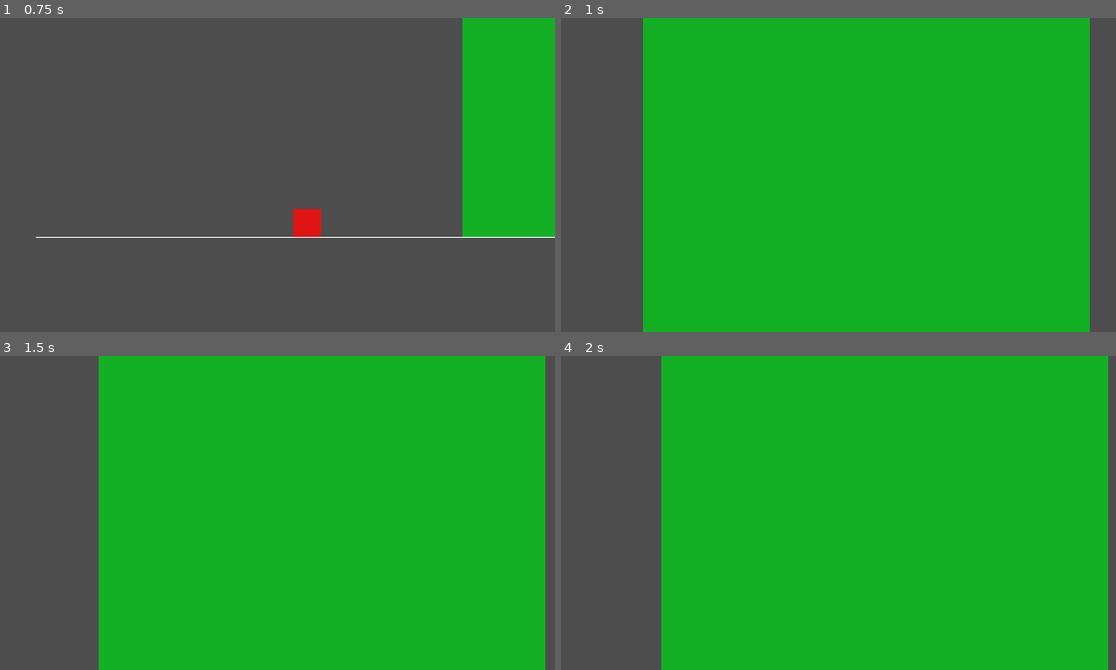
Above: before the commit, frames 1-4 (two rows, left to right).
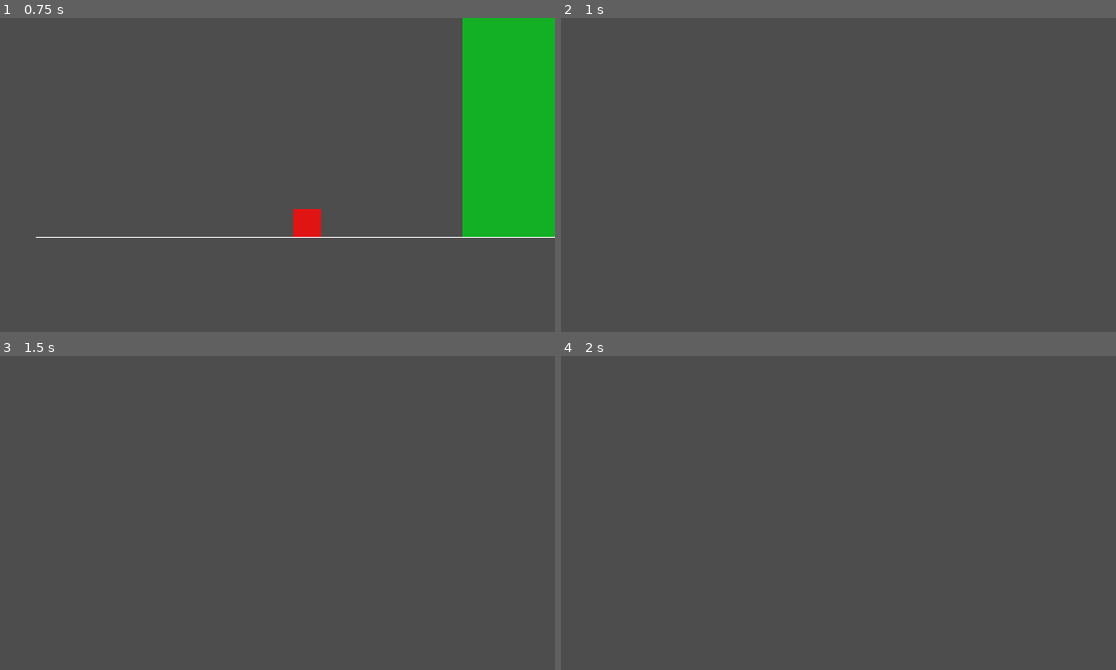
Above: after the commit, the same moments.

Repository: HampusHauffman/gamejam2024
Game: Godot game, scene res://scene/main.tscn
Two runs of this game, one before a commit and one after it. Both use one fixed random seed, a clock stepped at 60 frames per second and the inputs below.
Inputs (mouse positions are in pixels of both pictures, inside the frame that each line leads up to):
- Up to frame 1 (0.75 s): tap Enter at 0.5 s; move the mouse to (399, 159) at 0.52 s; hold D (right) from 0.53 s (still down); hold E (zoom_in) from 0.53 s (still down); click (399, 159) at 0.67 s
- Up to frame 2 (1 s): keep holding D (right); keep holding E (zoom_in); tap W (jump) at 0.77 s; tap Q (zoom_out) at 0.8 s
- Up to frame 3 (1.5 s): keep holding D (right); tap W (jump) at 1.07 s; move the mouse to (166, 528) at 1.27 s; release E (zoom_in) at 1.28 s; tap Q (zoom_out) at 1.35 s
- Up to frame 4 (2 s): keep holding D (right); tap W (jump) at 1.52, 1.55, 1.82 s

Frame 1 is identical in both runs. In frame 2, 81% of the frame differs, in the area x 14-96%, y 0-100%; in frame 3, 81%; in frame 4, 81%.

Commit message:
camera zoom

Diff:
--- a/project.godot
+++ b/project.godot
@@ -33,10 +33,6 @@
 window/size/viewport_height=360
 window/stretch/mode="canvas_items"
 
-[rendering]
-
-textures/canvas_textures/default_texture_filter=0
-
 [input]
 
 left={
@@ -65,3 +61,9 @@
 "events": [Object(InputEventKey,"resource_local_to_scene":false,"resource_name":"","device":-1,"window_id":0,"alt_press …(192 unchanged characters)…
 ]
 }
+
+[rendering]
+
+textures/canvas_textures/default_texture_filter=0
+renderer/rendering_method="gl_compatibility"
+renderer/rendering_method.mobile="gl_compatibility"
--- a/scene/base_player.tscn
+++ b/scene/base_player.tscn
@@ -1,10 +1,6 @@
-[gd_scene load_steps=3 format=3 uid="uid://bxseuvesitv2t"]
+[gd_scene load_steps=2 format=3 uid="uid://bxseuvesitv2t"]
 
 [ext_resource type="Script" path="res://script/base_player.gd" id="1_3uegj"]
-[ext_resource type="Script" path="res://script/player_number.gd" id="2_2kedw"]
 
 [node name="BasePlayer" type="CharacterBody2D"]
 script = ExtResource("1_3uegj")
-
-[node name="PlayerNumber" type="Node" parent="."]
-script = ExtResource("2_2kedw")
--- a/scene/big_player.tscn
+++ b/scene/big_player.tscn
@@ -16,6 +16,3 @@
 [node name="CollisionShape2D" type="CollisionShape2D" parent="." index="1"]
 scale = Vector2(2, 2)
 shape = SubResource("RectangleShape2D_28pq6")
-
-[node name="PlayerNumber" parent="." index="2"]
-player_number = 2
--- a/scene/main.tscn
+++ b/scene/main.tscn
@@ -1,9 +1,9 @@
-[gd_scene load_steps=6 format=3 uid="uid://isos7bjymyuq"]
+[gd_scene load_steps=7 format=3 uid="uid://isos7bjymyuq"]
 
 [ext_resource type="PackedScene" uid="uid://bnrtbanh1r5gp" path="res://scene/small_player.tscn" id="1_ksvjd"]
 [ext_resource type="Script" path="res://script/game_manager.gd" id="1_mcltt"]
 [ext_resource type="PackedScene" uid="uid://h4ahbhfw8yal" path="res://scene/big_player.tscn" id="2_d2l3j"]
-
+[ext_resource type="Script" path="res://script/camera.gd" id="4_w7le7"]
 
 [sub_resource type="WorldBoundaryShape2D" id="WorldBoundaryShape2D_jql5x"]
 
@@ -18,6 +18,7 @@
 
 [node name="big_player_1" parent="." instance=ExtResource("2_d2l3j")]
 position = Vector2(245, -498)
+zoom = 0.001
 
 [node name="StaticBody2D" type="StaticBody2D" parent="."]
 
@@ -30,8 +31,13 @@
 
 [node name="small_player_1" parent="." instance=ExtResource("1_ksvjd")]
 position = Vector2(-249, -229)
+scaleFactor = 80
 
 [node name="Camera2D" type="Camera2D" parent="small_player_1"]
 unique_name_in_owner = true
+zoom = Vector2(100, 100)
 process_callback = 0
 position_smoothing_enabled = true
+script = ExtResource("4_w7le7")
+
+[connection signal="tree_entered" from="small_player_1/Camera2D" to="small_player_1/Camera2D" method="_on_tree_entered"]
--- a/scene/small_player.tscn
+++ b/scene/small_player.tscn
@@ -8,8 +8,8 @@
 
 [node name="BasePlayer" instance=ExtResource("1_kjhnc")]
 
-[node name="Sprite2D2" type="Sprite2D" parent="." index="0"]
+[node name="Sprite2D" type="Sprite2D" parent="." index="0"]
 texture = ExtResource("2_7qctd")
 
-[node name="CollisionShape2D2" type="CollisionShape2D" parent="." index="1"]
+[node name="CollisionShape2D" type="CollisionShape2D" parent="." index="1"]
 shape = SubResource("RectangleShape2D_74t6j")
--- a/script/base_player.gd
+++ b/script/base_player.gd
@@ -1,40 +1,42 @@
 extends CharacterBody2D
 class_name BasePlayer
 
-const SPEED: float         = 300.0
+const SPEED: float = 300.0
 const JUMP_VELOCITY: float = -400.0
 # This is set by the game manager.
 var isActive: bool = false
+@export var zoom : float = 1.0
+@export var scaleFactor : int = 1
 
 
 func set_is_active(active: bool) -> void:
-    isActive = active
-    if not active:
-        velocity.x = 0  # TODO Fix this bug. currently we continue moving right if we deactivate the player while moving right.
+	isActive = active
+	if not active:
+		velocity.x = 0  # TODO Fix this bug. currently we continue moving right if we deactivate the player while moving right.
 
 
 func _physics_process(delta: float) -> void:
-    if isActive:
-        handle_input(delta)
+	if isActive:
+		handle_input(delta)
 
-    # Add the gravity.
-    if not is_on_floor():
-        velocity += get_gravity() * delta
-    move_and_slide()
+	# Add the gravity.
+	if not is_on_floor():
+		velocity += get_gravity() * delta
+	move_and_slide()
 
 
 func handle_input(delta: float) -> void:
-    if not isActive:
-        return
+	if not isActive:
+		return
 
-    # Handle jump.
-    if Input.is_action_pressed("jump") and is_on_floor():
-        velocity.y = JUMP_VELOCITY
+	# Handle jump.
+	if Input.is_action_pressed("jump") and is_on_floor():
+		velocity.y = JUMP_VELOCITY
 
-    # Get the input direction and handle the movement/deceleration.
-    # As good practice, you should replace UI actions with custom gameplay actions.
-    var direction := Input.get_axis("left", "right")
-    if direction:
-        velocity.x = direction * SPEED
-    else:
-        velocity.x = move_toward(velocity.x, 0, SPEED)
+	# Get the input direction and handle the movement/deceleration.
+	# As good practice, you should replace UI actions with custom gameplay actions.
+	var direction := Input.get_axis("left", "right")
+	if direction:
+		velocity.x = direction * SPEED
+	else:
+		velocity.x = move_toward(velocity.x, 0, SPEED)
--- /dev/null
+++ b/script/camera.gd
@@ -0,0 +1,22 @@
+extends Camera2D
+
+
+# Called when the node enters the scene tree for the first time.
+func _ready():
+	pass # Replace with function body.
+
+
+# Called every frame. 'delta' is the elapsed time since the previous frame.
+func _process(delta):
+	pass
+
+func change_parent():
+	var player : BasePlayer = get_parent()
+	var sprite = player.get_node("Sprite2D")
+	print(sprite)
+	pass
+
+
+func _on_tree_entered():
+	var player : BasePlayer = get_parent()
+	zoom = Vector2(player.zoom, player.zoom)
--- a/script/game_manager.gd
+++ b/script/game_manager.gd
@@ -9,42 +9,42 @@
 
 # Called when the node enters the scene tree for the first time.
 func _ready() -> void:
-    # Activate the first player.
-    players[active_player_index].set_is_active(true)
+	# Activate the first player.
+	players[active_player_index].set_is_active(true)
 
 
 # Called every frame. 'delta' is the elapsed time since the previous frame.
 func _process(delta: float) -> void:
-    pass
+	pass
 
 
 func _input(event: InputEvent) -> void:
-    # Change the active player.
-    if event.is_action_pressed("zoom_out"):
-        change_active_player(1)
-    if event.is_action_pressed("zoom_in"):
-        change_active_player(-1)
+	# Change the active player.
+	if event.is_action_pressed("zoom_out"):
+		change_active_player(1)
+	if event.is_action_pressed("zoom_in"):
+		change_active_player(-1)
 
 
 func change_active_player(direction: int) -> void:
-    # Deactivate the current player
-    players[active_player_index].set_is_active(false)
-    # Update the active player index
-    active_player_index += direction
-    # Ensure the index is within bounds
-    active_player_index = clamp(active_player_index, 0, players.size() - 1)
-    # Activate the new player
-    players[active_player_index].set_is_active(true)
-    # Zoom the camera
-    print(str("zoom: ", active_player_index))
-    # Change the camera parent
-    change_camera_parent(direction)
+	# Deactivate the current player
+	players[active_player_index].set_is_active(false)
+	# Update the active player index
+	active_player_index += direction
+	# Ensure the index is within bounds
+	active_player_index = clamp(active_player_index, 0, players.size() - 1)
+	# Activate the new player
+	players[active_player_index].set_is_active(true)
+	# Zoom the camera
+	print(str("zoom: ", active_player_index))
+	# Change the camera parent
+	change_camera_parent(direction)
 
 
 # Reparent the camera to the new active player
 func change_camera_parent(direction: int) -> void:
-    var camera: Camera2D = players[active_player_index-direction].get_node("Camera2D")
-    if camera:
-        camera.reparent(players[active_player_index])
-        # TODO make this smooth
-        camera.position = Vector2(0, 0)
+	var camera: Camera2D = players[active_player_index-direction].get_node("Camera2D")
+	if camera:
+		camera.reparent(players[active_player_index])
+		# TODO make this smooth
+		camera.position = Vector2(0, 0)
Not shown: 1 places in scene/big_player.tscn that only renumber resources
Not shown: 1 places in scene/small_player.tscn that only renumber resources
